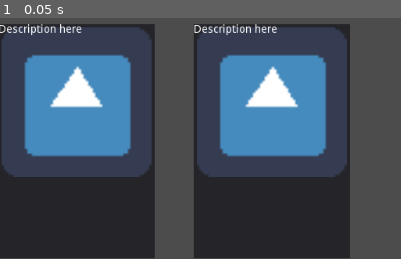
Above: before the commit, frame 1.
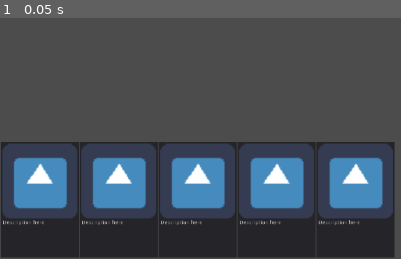
Above: after the commit, the same moment.

Repository: jamklex/first_game
Game: Godot game, scene res://Game.tscn
Two runs of this game, one before a commit and one after it. Both use one fixed random seed, a clock stepped at 60 frames per second and the inputs below. The engine's default icon, where the game draws it, is replaced by a stand-in: a white triangle on a blue panel in a dark square.
Inputs:
- Up to frame 1 (0.05 s): no input

The runs differ from the first frame. In frame 1, 50% of the frame differs, in the area x 0-99%, y 2-100%.

Commit message:
refactor cards

Diff:
--- a/Deck_Defense/Game.tscn
+++ b/Deck_Defense/Game.tscn
@@ -9,14 +9,29 @@
 current = true
 
 [node name="GridContainer" type="GridContainer" parent="."]
-anchor_right = 0.183
-margin_left = -513.0
-margin_top = 1.0
+margin_left = -512.0
 margin_right = 512.0
 margin_bottom = 300.0
+rect_clip_content = true
+size_flags_horizontal = 5
 columns = 5
 
 [node name="Card" parent="GridContainer" instance=ExtResource( 1 )]
+position = Vector2( 2, 152 )
+scale = Vector2( 0.5, 0.5 )
 
 [node name="Card2" parent="GridContainer" instance=ExtResource( 1 )]
-position = Vector2( 250, 0 )
+position = Vector2( 103, 152 )
+scale = Vector2( 0.5, 0.5 )
+
+[node name="Card3" parent="GridContainer" instance=ExtResource( 1 )]
+position = Vector2( 204, 152 )
+scale = Vector2( 0.5, 0.5 )
+
+[node name="Card4" parent="GridContainer" instance=ExtResource( 1 )]
+position = Vector2( 305, 152 )
+scale = Vector2( 0.5, 0.5 )
+
+[node name="Card5" parent="GridContainer" instance=ExtResource( 1 )]
+position = Vector2( 406, 152 )
+scale = Vector2( 0.5, 0.5 )
--- a/Deck_Defense/prefabs/card.tscn
+++ b/Deck_Defense/prefabs/card.tscn
@@ -8,21 +8,24 @@
 margin_right = 200.0
 margin_bottom = 300.0
 
-[node name="VBoxContainer" type="VBoxContainer" parent="Panel"]
-margin_right = 200.0
-margin_bottom = 300.0
-
-[node name="Sprite" type="Sprite" parent="Panel/VBoxContainer"]
+[node name="Sprite" type="Sprite" parent="Panel"]
+position = Vector2( 0, 1 )
 scale = Vector2( 3, 3 )
 texture = ExtResource( 1 )
 centered = false
 offset = Vector2( 1.3, 1.3 )
 
-[node name="RichTextLabel" type="RichTextLabel" parent="Panel/VBoxContainer"]
-margin_left = 10.0
+[node name="VBoxContainer" type="VBoxContainer" parent="Panel"]
+margin_left = 5.0
 margin_top = 200.0
-margin_right = 210.0
-margin_bottom = 230.0
+margin_right = 195.0
+margin_bottom = 295.0
+
+[node name="Label" type="Label" parent="Panel/VBoxContainer"]
+margin_right = 190.0
+margin_bottom = 31.0
 text = "Description here
 "
-fit_content_height = true
+__meta__ = {
+"_editor_description_": ""
+}
